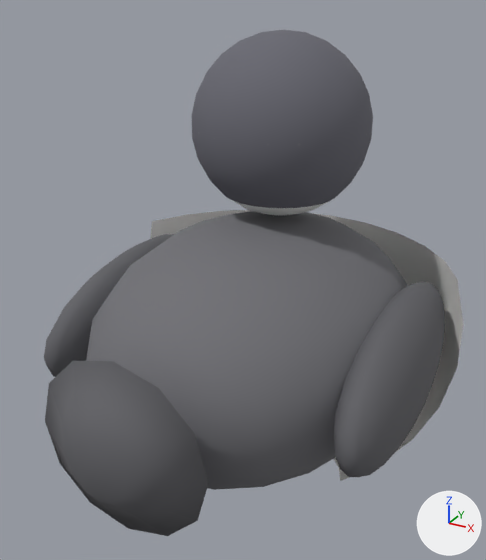
The glTF model public/assets/birds3d/common_loon/common_loon.glb: old version first, new version second.
One viewpoint serves both versions: a camera (50 mm lens) standing at (2.18, -4.21, 2.54) and looking at (-0.04, -0.17, 0.52). The axes (+X, +Y, +Z) are drawn at lower right. The lights are the same throughout. The older version comes first. Vertices at exactly the same position are counted once.

The first picture shows 'Bird_common_loon'.
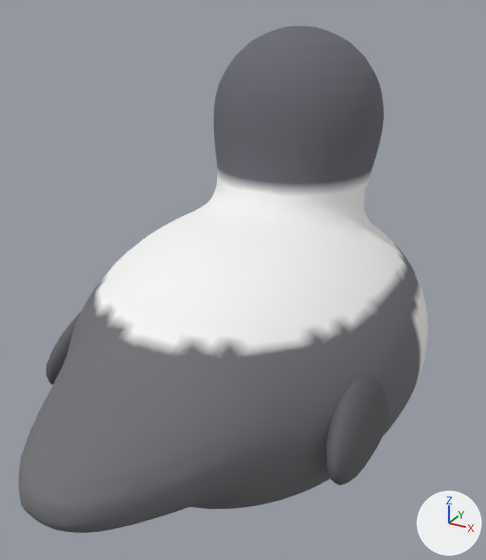
Pixel boxes (x1, y1, x2, y2) of what changed, in the pictures (486 x 560 px):
'Bird_common_loon', recoloured, reshaped
    before: (44, 30, 464, 536)
    after: (19, 26, 428, 533)
part 1 of me_sphere, rebuilt (27% wider, 81% taller)
    before: (86, 211, 407, 490)
    after: (19, 26, 428, 533)
part 2 of me_sphere, reshaped (mostly hidden afterwards)
    before: (44, 210, 464, 536)
    after: (46, 312, 390, 485)
part 3 of me_sphere, cut back
    before: (191, 30, 373, 216)

The change, as a diff of the scene's bpy script:
```diff
--- a/public/assets/birds3d/common_loon/common_loon.glb.py
+++ b/public/assets/birds3d/common_loon/common_loon.glb.py
@@ mat_body @@
 n0 = _N.new('ShaderNodeBsdfPrincipled'); n0.name = 'Principled BSDF'
-n0.inputs[0].default_value = (0.165, 0.165, 0.18, 1.0)  # 'Base Color', grey #717176
 n0.inputs[2].default_value = 0.92  # 'Roughness'
 n1 = _N.new('ShaderNodeOutputMaterial'); n1.name = 'Material Output'
+n2 = _N.new('ShaderNodeVertexColor'); n2.name = 'Color Attribute'
 _L.new(n0.outputs[0], n1.inputs[0])  # 'BSDF' to 'Surface'
+_L.new(n2.outputs[0], n0.inputs[0])  # 'Color' to 'Base Color'
@@ mat_wing @@
 n0 = _N.new('ShaderNodeBsdfPrincipled'); n0.name = 'Principled BSDF'
-n0.inputs[0].default_value = (0.122, 0.122, 0.133, 1.0)  # 'Base Color', dark grey #626266
 n0.inputs[2].default_value = 0.92  # 'Roughness'
 n1 = _N.new('ShaderNodeOutputMaterial'); n1.name = 'Material Output'
+n2 = _N.new('ShaderNodeMix'); n2.name = 'Mix'
+n2.data_type = 'RGBA'
+n2.blend_type = 'MULTIPLY'
+n2.inputs[0].default_value = 1.0  # 'Factor'
+n2.inputs[7].default_value = (0.122, 0.122, 0.133, 1.0)  # 'B', dark grey #626266
+n3 = _N.new('ShaderNodeVertexColor'); n3.name = 'Color Attribute'
 _L.new(n0.outputs[0], n1.inputs[0])  # 'BSDF' to 'Surface'
+_L.new(n2.outputs[2], n0.inputs[0])  # 'Result' to 'Base Color'
+_L.new(n3.outputs[0], n2.inputs[6])  # 'Color' to 'A'
@@ me_sphere @@
 # used by ob_bird_common_loon; location = (0.0, 0.0, 0.0)
-me_sphere.from_pydata(...)  # 1662 vertices, 3224 faces; spans x -1.46..1.46, y -1.96..1.86, z -1.52..2.25
+me_sphere.from_pydata(...)  # 21768 vertices, 43480 faces; spans x -1.27..1.27, y -2.39..1.95, z -1.11..2.26
+# me_sphere part 1: the loose piece of 182 vertices spanning x -1.2..1.2, y -1.55..1.55, z -0.92..0.92 is rebuilt with 18514 vertices and now spans x -1.27..1.27, y -2.39..1.7, z -1.02..2.26
+# me_sphere part 2: 4 vertices moved within x -0.31..0.31, y 0.15, z -1.08..-1.04; 642 vertices removed from x -1.46..1.46, y -1.96..1.56, z -1.52..0.64; 1748 vertices added at x -1.22..1.22, y -1.87..0.83, z -1.11..0.47
+# me_sphere part 3: 544 vertices removed from x -0.66..0.66, y -0.32..1.86, z 0.91..2.25; 1500 vertices added at x -0.34..0.34, y 0.96..1.95, z 1.46..1.74
+# other edits to the shape of me_sphere do not show in these pictures
 me_sphere.materials.append(mat_body)
-me_sphere.materials.append(mat_belly)  # white #faf9f6
 me_sphere.materials.append(mat_eye)
@@ me_sphere @@
 me_sphere.materials.append(mat_leg)
-me_sphere.materials.append(mat_mk_hood)  # grey #676771
-me_sphere.materials.append(mat_mk_collar)  # white #f7f8f6
```
